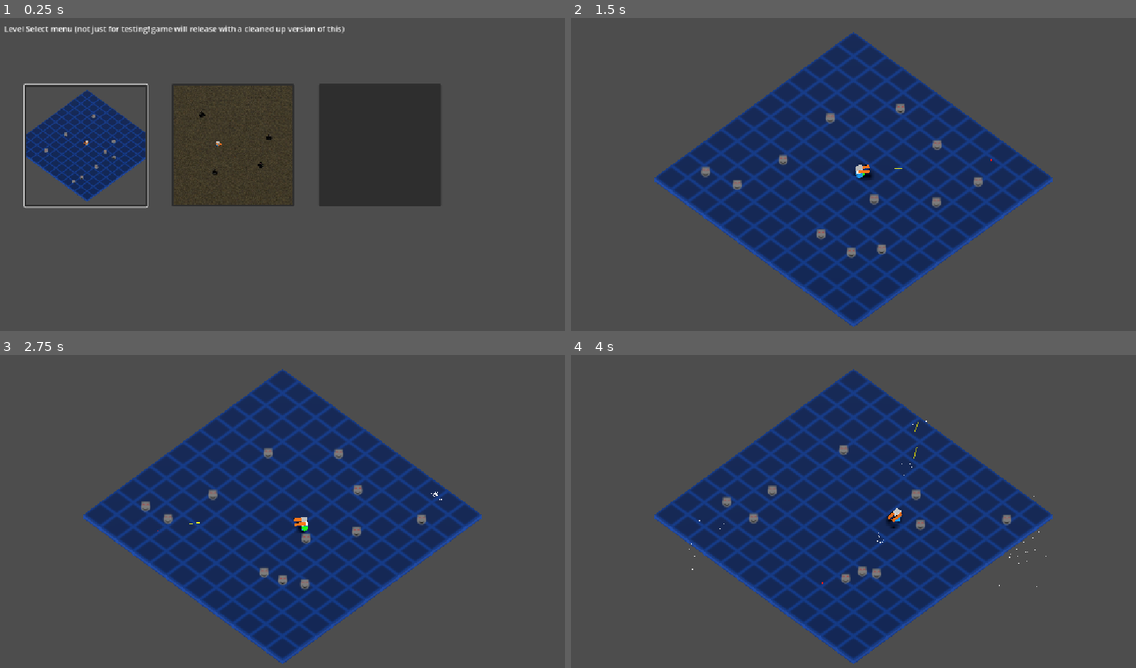
Above: before the commit, frames 1-4 (two rows, left to right).
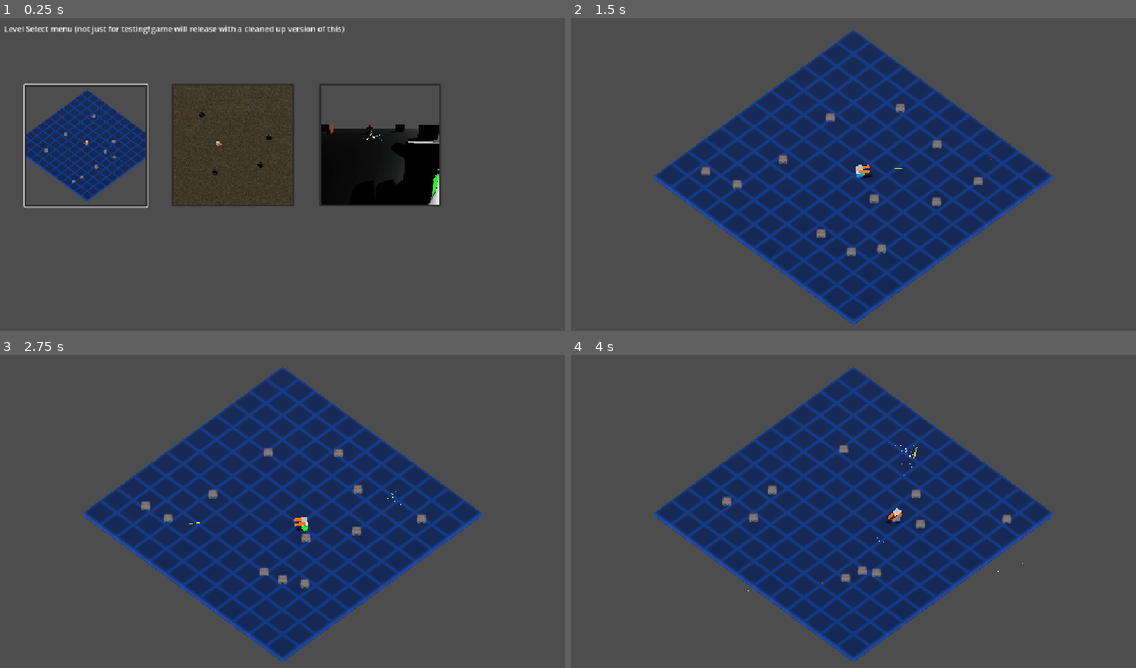
Above: after the commit, the same moments.

Repository: Gamkedo/terminus-2k28
Game: Godot game, scene res://level_menu.tscn
Same seed, same stepped clock (60 frames per second), same inputs: the game is played once before the commit and once after it.
Inputs (mouse positions are in pixels of both pictures, inside the frame that each line leads up to):
- Up to frame 1 (0.25 s): no input
- Up to frame 2 (1.5 s): click (655, 146) at 0.5 s; move the mouse to (977, 161) at 1.27 s; press the mouse at (977, 161) at 1.28 s; hold D (walk_right) from 1.28 s (still down)
- Up to frame 3 (2.75 s): move the mouse to (169, 530) at 2.02 s; release D (walk_right) at 2.03 s; release the mouse at (169, 530) at 2.03 s; hold S (walk_down) from 2.03 s (still down); click (169, 530) at 2.1 s
- Up to frame 4 (4 s): move the mouse to (910, 442) at 2.77 s; release S (walk_down) at 2.78 s; press the mouse at (910, 442) at 2.78 s; hold D (walk_right) 2.78-3.53 s; move the mouse to (825, 577) at 3.52 s; release the mouse at (825, 577) at 3.53 s; hold W (walk_up) from 3.53 s (still down); click (825, 577) at 3.6 s

The runs differ from the first frame. In frame 1, 7.5% of the frame differs, in the area x 56-78%, y 21-60%; in frame 2, 9.8%; in frame 3, 9.8%; in frame 4, 9.9%, in the area x 14-86%, y 3-99%.

Commit message:
AreaC setup (shoulder third person)

Diff:
--- a/Materials/placeholder-metal.tres
+++ b/Materials/placeholder-metal.tres
@@ -1,6 +1,6 @@
 [gd_resource type="StandardMaterial3D" format=3 uid="uid://dkjck5am51jr4"]
 
 [resource]
-albedo_color = Color(0.59313357, 0.5931336, 0.5931334, 1)
+albedo_color = Color(0.74558026, 0.7455802, 0.7455802, 1)
 metallic = 1.0
-roughness = 0.25
+roughness = 0.22
--- a/Scenes - Levels/areaA.tscn
+++ b/Scenes - Levels/areaA.tscn
@@ -24,12 +24,12 @@
 [node name="Ground" type="StaticBody3D" parent="Environment" unique_id=313648461]
 
 [node name="MeshInstance3D" type="MeshInstance3D" parent="Environment/Ground" unique_id=612605019]
-transform = Transform3D(1, 0, 0, 0, 1, 0, 0, 0, 1, 0, -1, 0)
+transform = Transform3D(1, 0, 0, 0, 1, 0, 0, 0, 1, 0, -0.5, 0)
 mesh = SubResource("BoxMesh_y5qfa")
 surface_material_override/0 = SubResource("StandardMaterial3D_4flbx")
 
 [node name="CollisionShape3D" type="CollisionShape3D" parent="Environment/Ground" unique_id=576058120]
-transform = Transform3D(1, 0, 0, 0, 1, 0, 0, 0, 1, 0, -1, 0)
+transform = Transform3D(1, 0, 0, 0, 1, 0, 0, 0, 1, 0, -0.5, 0)
 shape = SubResource("BoxShape3D_7tbbo")
 
 [node name="Sun" type="DirectionalLight3D" parent="Environment" unique_id=685437435]
--- a/Scenes - Levels/areaB.tscn
+++ b/Scenes - Levels/areaB.tscn
@@ -28,13 +28,13 @@
 [node name="Ground" type="StaticBody3D" parent="Environment" unique_id=313648461]
 
 [node name="MeshInstance3D" type="MeshInstance3D" parent="Environment/Ground" unique_id=612605019]
-transform = Transform3D(1, 0, 0, 0, 1, 0, 0, 0, 1, 0, -1, 0)
+transform = Transform3D(1, 0, 0, 0, 1, 0, 0, 0, 1, 0, -0.5, 0)
 material_override = SubResource("StandardMaterial3D_42ddl")
 mesh = SubResource("BoxMesh_y5qfa")
 surface_material_override/0 = SubResource("StandardMaterial3D_4flbx")
 
 [node name="CollisionShape3D" type="CollisionShape3D" parent="Environment/Ground" unique_id=576058120]
-transform = Transform3D(1, 0, 0, 0, 1, 0, 0, 0, 1, 0, -1, 0)
+transform = Transform3D(1, 0, 0, 0, 1, 0, 0, 0, 1, 0, -0.5, 0)
 shape = SubResource("BoxShape3D_7tbbo")
 
 [node name="Sun" type="DirectionalLight3D" parent="Environment" unique_id=685437435]
--- /dev/null
+++ b/Scenes - Levels/areaC.tscn
@@ -0,0 +1,77 @@
+[gd_scene format=3 uid="uid://divrqdtp7jrcr"]
+
+[ext_resource type="Material" uid="uid://dkjck5am51jr4" path="res://Materials/placeholder-metal.tres" id="1_lums3"]
+[ext_resource type="Script" uid="uid://bhg5d8mcu38ny" path="res://Scripts/camera/third_person_camera.gd" id="3_itglv"]
+[ext_resource type="PackedScene" uid="uid://eewdly8oh15j" path="res://Scenes - Objects/player.tscn" id="3_mhi1n"]
+[ext_resource type="PackedScene" uid="uid://k63f3er0k7u7" path="res://Scenes - Objects/enemy_model_demo.tscn" id="4_itglv"]
+[ext_resource type="PackedScene" uid="uid://d1grs1gs3wxkx" path="res://Scenes - Objects/example_obstacle.tscn" id="6_mhi1n"]
+
+[sub_resource type="BoxMesh" id="BoxMesh_y5qfa"]
+size = Vector3(128, 1, 128)
+
+[sub_resource type="BoxShape3D" id="BoxShape3D_7tbbo"]
+size = Vector3(128, 1, 128)
+
+[node name="Node3D" type="Node3D" unique_id=881090372]
+
+[node name="Environment" type="Node3D" parent="." unique_id=1062489120]
+
+[node name="Ground" type="StaticBody3D" parent="Environment" unique_id=313648461]
+
+[node name="MeshInstance3D" type="MeshInstance3D" parent="Environment/Ground" unique_id=612605019]
+transform = Transform3D(1, 0, 0, 0, 1, 0, 0, 0, 1, 0, -0.5, 0)
+material_override = ExtResource("1_lums3")
+mesh = SubResource("BoxMesh_y5qfa")
+
+[node name="CollisionShape3D" type="CollisionShape3D" parent="Environment/Ground" unique_id=576058120]
+transform = Transform3D(1, 0, 0, 0, 1, 0, 0, 0, 1, 0, -0.5, 0)
+shape = SubResource("BoxShape3D_7tbbo")
+
+[node name="Sun" type="DirectionalLight3D" parent="Environment" unique_id=685437435]
+transform = Transform3D(0.73278594, -0.32673866, 0.59688085, 5.3732524e-08, 0.8771734, 0.48017368, -0.6804593, -0.35186443, 0.64278036, 23.942041, 17.40335, 0)
+shadow_enabled = true
+
+[node name="Camera3D" type="Camera3D" parent="." unique_id=1314461]
+transform = Transform3D(0.9983916, -0.028389657, 0.049073208, 0, 0.865588, 0.50075686, -0.056693494, -0.49995145, 0.8641958, -1.8925362, 3.693531, 2.1149712)
+fov = 65.0
+size = 54.271
+script = ExtResource("3_itglv")
+
+[node name="Player" parent="." unique_id=935553468 instance=ExtResource("3_mhi1n")]
+
+[node name="Starter Enemies" type="Node3D" parent="." unique_id=849493121]
+
+[node name="EnemyModelDemo" parent="Starter Enemies" unique_id=533656628 instance=ExtResource("4_itglv")]
+transform = Transform3D(1, 0, 0, 0, 1, 0, 0, 0, 1, 10.37533, -3.8146973e-06, -19.88921)
+
+[node name="EnemyModelDemo2" parent="Starter Enemies" unique_id=488020601 instance=ExtResource("4_itglv")]
+transform = Transform3D(1, 0, 0, 0, 1, 0, 0, 0, 1, -15.697277, -1.1444092e-05, -3.6301289)
+
+[node name="EnemyModelDemo3" parent="Starter Enemies" unique_id=352471115 instance=ExtResource("4_itglv")]
+transform = Transform3D(1, 0, 0, 0, 1, 0, 0, 0, 1, 11.434343, -7.6293945e-06, 14.807894)
+
+[node name="EnemyModelDemo4" parent="Starter Enemies" unique_id=656984093 instance=ExtResource("4_itglv")]
+transform = Transform3D(1, 0, 0, 0, 1, 0, 0, 0, 1, 17.292562, -7.6293945e-06, -4.7009735)
+
+[node name="Obstacles" type="Node3D" parent="." unique_id=2079419476]
+
+[node name="Example Obstacle" parent="Obstacles" unique_id=1339867408 instance=ExtResource("6_mhi1n")]
+transform = Transform3D(2.665, 0, 0, 0, 2.665, 0, 0, 0, 2.665, -2.1796741, 1.355027, -15.733051)
+
+[node name="Example Obstacle4" parent="Obstacles" unique_id=2102737658 instance=ExtResource("6_mhi1n")]
+transform = Transform3D(2.665, 0, 0, 0, 2.665, 0, 0, 0, 2.665, -18.500956, 1.355027, -11.143784)
+
+[node name="Example Obstacle5" parent="Obstacles" unique_id=1329000267 instance=ExtResource("6_mhi1n")]
+transform = Transform3D(2.665, 0, 0, 0, 2.665, 0, 0, 0, 2.665, -5.2876606, 1.355027, 14.082211)
+
+[node name="Example Obstacle6" parent="Obstacles" unique_id=1916311063 instance=ExtResource("6_mhi1n")]
+transform = Transform3D(2.665, 0, 0, 0, 2.665, 0, 0, 0, 2.665, 27.303469, 1.355027, 4.2291965)
+
+[node name="Example Obstacle7" parent="Obstacles" unique_id=1870663934 instance=ExtResource("6_mhi1n")]
+transform = Transform3D(2.665, 0, 0, 0, 2.665, 0, 0, 0, 2.665, 20.549458, 1.355027, -20.879082)
+
+[node name="Example Obstacle2" parent="Obstacles" unique_id=859268840 instance=ExtResource("6_mhi1n")]
+transform = Transform3D(2.665, 0, 0, 0, 2.665, 0, 0, 0, 2.665, -12.428353, 1.355025, 4.8602333)
+
+[node name="Example Obstacle3" parent="Obstacles" unique_id=65270144 instance=ExtResource("6_mhi1n")]
+transform = Transform3D(2.665, 0, 0, 0, 2.665, 0, 0, 0, 2.665, 9.485076, 1.3550231, 5.2785163)
--- /dev/null
+++ b/Scenes - Objects/example_obstacle.tscn
@@ -0,0 +1,18 @@
+[gd_scene format=3 uid="uid://d1grs1gs3wxkx"]
+
+[sub_resource type="BoxMesh" id="BoxMesh_w7dxp"]
+
+[sub_resource type="StandardMaterial3D" id="StandardMaterial3D_mhi1n"]
+albedo_color = Color(0.6313726, 0.2784314, 0, 1)
+
+[sub_resource type="BoxShape3D" id="BoxShape3D_y5qfa"]
+
+[node name="Example Obstacle" type="StaticBody3D" unique_id=1339867408]
+transform = Transform3D(2.665, 0, 0, 0, 2.665, 0, 0, 0, 2.665, 0, 0, 0)
+
+[node name="MeshInstance3D" type="MeshInstance3D" parent="." unique_id=1808656214]
+mesh = SubResource("BoxMesh_w7dxp")
+surface_material_override/0 = SubResource("StandardMaterial3D_mhi1n")
+
+[node name="CollisionShape3D" type="CollisionShape3D" parent="." unique_id=467005961]
+shape = SubResource("BoxShape3D_y5qfa")
--- a/Scenes - Objects/laser_bolt.tscn
+++ b/Scenes - Objects/laser_bolt.tscn
@@ -5,8 +5,10 @@
 [sub_resource type="BoxMesh" id="BoxMesh_7tbbo"]
 size = Vector3(1, 1, 3.717163)
 
-[sub_resource type="StandardMaterial3D" id="StandardMaterial3D_w7dxp"]
+[sub_resource type="StandardMaterial3D" id="StandardMaterial3D_yimgc"]
 albedo_color = Color(1, 1, 0, 1)
+emission_enabled = true
+emission = Color(1, 1, 0, 1)
 
 [sub_resource type="BoxShape3D" id="BoxShape3D_y5qfa"]
 size = Vector3(0.41448975, 0.19262695, 2.0805664)
@@ -19,7 +21,7 @@
 [node name="MeshInstance3D" type="MeshInstance3D" parent="." unique_id=471367228]
 transform = Transform3D(0.1, 0, 0, 0, 0.1, 0, 0, 0, 0.7, 0, 0, 0)
 mesh = SubResource("BoxMesh_7tbbo")
-surface_material_override/0 = SubResource("StandardMaterial3D_w7dxp")
+surface_material_override/0 = SubResource("StandardMaterial3D_yimgc")
 
 [node name="CollisionShape3D" type="CollisionShape3D" parent="." unique_id=268590403]
 transform = Transform3D(1, 0, 0, 0, 1, 0, 0, 0, 1, -0.007171631, -0.022583008, -0.10083008)
--- a/Scenes - Objects/player.tscn
+++ b/Scenes - Objects/player.tscn
@@ -27,12 +27,14 @@
 emission_enabled = true
 emission = Color(1, 0, 0, 1)
 
-[node name="Player" type="CharacterBody3D" unique_id=997444506]
+[node name="Player" type="CharacterBody3D" unique_id=997444506 node_paths=PackedStringArray("follow_cam_move_to", "follow_cam_point_at")]
 axis_lock_angular_x = true
 axis_lock_angular_y = true
 axis_lock_angular_z = true
 script = ExtResource("1_4flbx")
 rotation_speed = 5
+follow_cam_move_to = NodePath("Turret/NonIsoCameraMoveToward")
+follow_cam_point_at = NodePath("Turret/NonIsoCameraLookAt")
 
 [node name="Legs" type="MeshInstance3D" parent="." unique_id=1286979195]
 transform = Transform3D(1, 0, 0, 0, 1, 0, 0, 0, 1, 0, 0.49009085, 0)
@@ -65,11 +67,17 @@
 [node name="FireFromB" type="Marker3D" parent="Turret/CannonB" unique_id=25099831]
 transform = Transform3D(1, 0, 0, 0, 1, 0, 0, 0, 1, 0, 0, -0.5019088)
 
+[node name="NonIsoCameraMoveToward" type="Marker3D" parent="Turret" unique_id=389098339]
+transform = Transform3D(1, 0, 0, 0, 1, 0, 0, 0, 1, -2.564, 0.93799996, 4.024687)
+
+[node name="NonIsoCameraLookAt" type="Marker3D" parent="Turret" unique_id=1483838191]
+transform = Transform3D(1, 0, 0, 0, 1, 0, 0, 0, 1, 0, -3.1109996, -32.048855)
+
 [node name="CollisionShape3D" type="CollisionShape3D" parent="." unique_id=1486092495]
 transform = Transform3D(1, 0, 0, 0, 1, 0, 0, 0, 1, 0, 1.0301299, 0)
 shape = SubResource("CylinderShape3D_7tbbo")
 
 [node name="AimDot" type="MeshInstance3D" parent="." unique_id=249952343]
-transform = Transform3D(0.3, 0, 0, 0, 0.3, 0, 0, 0, 0.3, 3.7888882, 0.93932295, 0)
+transform = Transform3D(0.3, 0, 0, 0, 0.3, 0, 0, 0, 0.3, 0.30974174, 0.93932295, -6.3473606)
 mesh = SubResource("SphereMesh_4flbx")
 surface_material_override/0 = SubResource("StandardMaterial3D_onrkg")
--- /dev/null
+++ b/Scripts/camera/third_person_camera.gd
@@ -0,0 +1,14 @@
+extends Node3D
+
+var track_player: Player
+
+func set_player(player):
+	track_player = player
+
+func _physics_process(delta: float) -> void:
+	global_position = global_position.lerp(track_player.follow_cam_move_to.global_position,
+			5.0 * delta)
+	var smooth_look = global_transform.looking_at(
+		track_player.follow_cam_point_at.global_position,Vector3.UP).basis.get_rotation_quaternion()
+
+	quaternion = quaternion.slerp(smooth_look, 5.0 * delta)
--- a/Scripts/gameplay/player.gd
+++ b/Scripts/gameplay/player.gd
@@ -1,4 +1,6 @@
 extends CharacterBody3D
+
+class_name Player
 
 # parts of this code began from the educational example available here:
 # https://www.youtube.com/watch?v=OVLJs3QjvR8
@@ -21,6 +23,8 @@
 # external references
 @onready var camera := get_viewport().get_camera_3d()
 const LASER_TSCN := preload("res://Scenes - Objects/laser_bolt.tscn")
+@export var follow_cam_move_to: Marker3D
+@export var follow_cam_point_at: Marker3D
 
 # internal references
 @onready var legs := $Legs
@@ -30,7 +34,8 @@
 @onready var aim_dot := $AimDot
 
 func _ready() -> void:
-	pass
+	if camera.has_method("set_player"): # not currently needed in all scenes
+		camera.set_player(self)
 
 func _process(delta):
 	reload_time -= delta
--- a/Scripts/menus/level_select.gd
+++ b/Scripts/menus/level_select.gd
@@ -10,3 +10,6 @@
 
 func _on_area_b_pressed() -> void:
 	get_tree().change_scene_to_file("res://Scenes - Levels/areaB.tscn")
+
+func _on_area_c_pressed() -> void:
+	get_tree().change_scene_to_file("res://Scenes - Levels/areaC.tscn")
--- a/level_menu.tscn
+++ b/level_menu.tscn
@@ -3,6 +3,7 @@
 [ext_resource type="Script" uid="uid://cqaictl8xy27t" path="res://Scripts/menus/level_select.gd" id="1_mcy63"]
 [ext_resource type="Texture2D" uid="uid://orfwumf3qiy1" path="res://Scenes - Levels/Level Select Preview Images/areaA-preview.jpg" id="1_pssaq"]
 [ext_resource type="Texture2D" uid="uid://c3neky7qng2wm" path="res://Scenes - Levels/Level Select Preview Images/areaB-preview.jpg" id="3_g3bd0"]
+[ext_resource type="Texture2D" uid="uid://oaxy71lew71g" path="res://Scenes - Levels/Level Select Preview Images/areaC-preview.jpg" id="4_krrsl"]
 
 [node name="LevelMenu" type="Node2D" unique_id=431338942 node_paths=PackedStringArray("area_a")]
 script = ExtResource("1_mcy63")
@@ -37,6 +38,9 @@
 offset_top = 135.0
 offset_right = 900.0
 offset_bottom = 385.0
+icon = ExtResource("4_krrsl")
+expand_icon = true
 
 [connection signal="pressed" from="AreaA" to="." method="_on_area_a_pressed"]
 [connection signal="pressed" from="AreaB" to="." method="_on_area_b_pressed"]
+[connection signal="pressed" from="AreaC" to="." method="_on_area_c_pressed"]
Binary file added: Scenes - Levels/Level Select Preview Images/areaC-preview.jpg
Not shown, added: Scenes - Levels/Level Select Preview Images/areaC-preview.jpg.import
Not shown, added: Scripts/camera/third_person_camera.gd.uid
